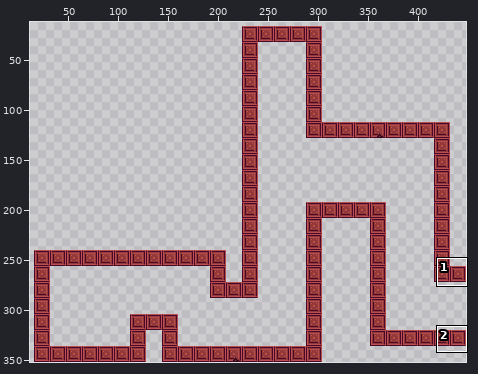
One commit to this sprite sheet: Assets/Resources/Sprites/CastleLevel_01_level.png. Above: a wide view before the commit, with the close-up outlined.
Close-up. Before the commit:
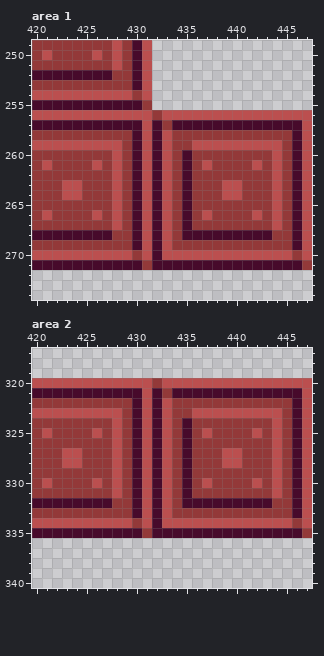
The file is 448x352 pixels. Shown: area 1: x 420..447, y 249..274; area 2: x 420..447, y 317..340. The wide view leaves out empty margins.
Once edited:
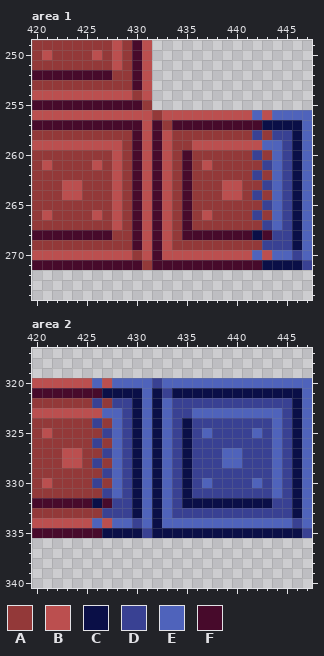
Palette (. is transparent): A #933939  B #bb4f4f  C #0a0f47  D #394193  E #4f63bb  F #470a2b
The exact change:
--- area 1
@@ x 440..447 @@
 255 ........
-256 BBBBBBBB
-257 FFFFFFFB
-258 AAAAAAFB
-259 BBBBBAFB
-260 AAAABAFB
-261 AABABAFB
-262 AAAABAFB
-263 BAAABAFB
-264 BAAABAFB
-265 AAAABAFB
-266 AABABAFB
-267 AAAABAFB
-268 FFFFAAFB
-269 AAAAAAFB
-270 BBBBBBAB
-271 FFFFFFFA
+256 BBEBEEEE
+257 FFFCCCCE
+258 AADADDCE
+259 BBBEEDCE
+260 AADAEDCE
+261 AAADEDCE
+262 AADAEDCE
+263 BAADEDCE
+264 BADAEDCE
+265 AAADEDCE
+266 AADAEDCE
+267 AAADEDCE
+268 FFCFDDCE
+269 AAADDDCE
+270 BBEBEEDE
+271 FFFCCCCD
 272 ........
--- area 2
@@ x 420..447 @@
 319 ............................
-320 BBBBBBBBBBBBABBBBBBBBBBBBBBB
-321 FFFFFFFFFFFBFAFFFFFFFFFFFFFB
-322 AAAAAAAAAAFBFBAAAAAAAAAAAAFB
-323 BBBBBBBBBAFBFBAABBBBBBBBBAFB
-324 AAAAAAAABAFBFBAFAAAAAAAABAFB
-325 ABAAAABABAFBFBAFABAAAABABAFB
-326 AAAAAAAABAFBFBAFAAAAAAAABAFB
-327 AAABBAAABAFBFBAFAAABBAAABAFB
-328 AAABBAAABAFBFBAFAAABBAAABAFB
-329 AAAAAAAABAFBFBAFAAAAAAAABAFB
-330 ABAAAABABAFBFBAFABAAAABABAFB
-331 AAAAAAAABAFBFBAFAAAAAAAABAFB
-332 FFFFFFFFAAFBFBAFFFFFFFFFAAFB
-333 AAAAAAAAAAFBFBAAAAAAAAAAAAFB
-334 BBBBBBBBBBABFBBBBBBBBBBBBBAB
-335 FFFFFFFFFFFAFFFFFFFFFFFFFFFA
+320 BBBBBBEBEEEEDEEEEEEEEEEEEEEE
+321 FFFFFFFCCCCECDCCCCCCCCCCCCCE
+322 AAAAAADADDCECEDDDDDDDDDDDDCE
+323 BBBBBBBEEDCECEDDEEEEEEEEEDCE
+324 AAAAAADAEDCECEDCDDDDDDDDEDCE
+325 ABAAAAADEDCECEDCDEDDDDEDEDCE
+326 AAAAAADAEDCECEDCDDDDDDDDEDCE
+327 AAABBAADEDCECEDCDDDEEDDDEDCE
+328 AAABBADAEDCECEDCDDDEEDDDEDCE
+329 AAAAAAADEDCECEDCDDDDDDDDEDCE
+330 ABAAAADAEDCECEDCDEDDDDEDEDCE
+331 AAAAAAADEDCECEDCDDDDDDDDEDCE
+332 FFFFFFCFDDCECEDCCCCCCCCCDDCE
+333 AAAAAAADDDCECEDDDDDDDDDDDDCE
+334 BBBBBBEBEEDECEEEEEEEEEEEEEDE
+335 FFFFFFFCCCCDCCCCCCCCCCCCCCCD
 336 ............................
